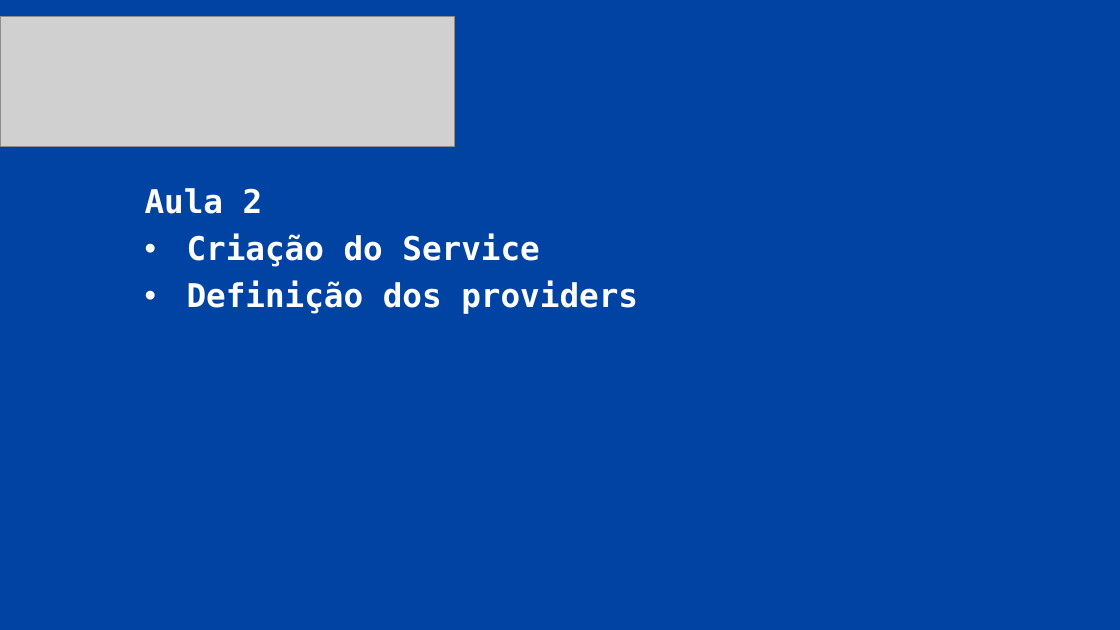
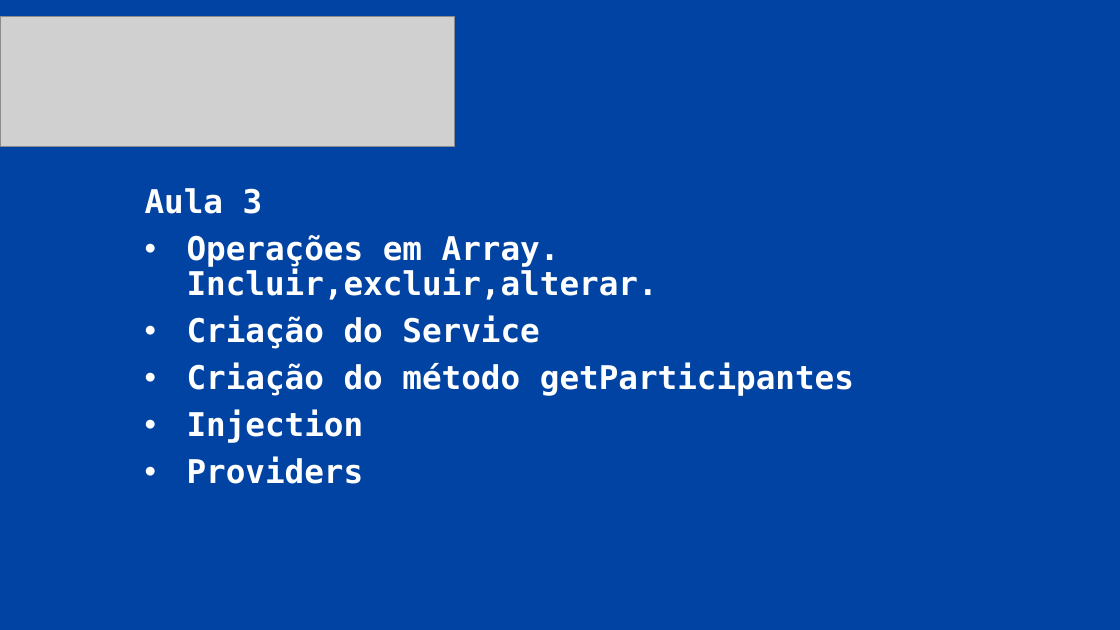
Before and after one commit to LeonardoChavesCavalcante/estudosAngular, a slide deck: slide 8 of SlideTreinamentoAngular2.pptx (slide 7 before the commit). Drawn at 1120x630 pixels with LibreOffice and Linux fonts; fonts in the diff are those of the drawing; grey boxes stand for pictures. Boxes give left, top, right and bottom in pixels: in the first picture for what was removed or moved away, otherwise in the second. Text is boxed around its words. In the diff, an @@ line names an element or a change of style, - is before the commit and + after.

```diff
--- a/SlideTreinamentoAngular2.pptx
+++ b/SlideTreinamentoAngular2.pptx
@@ subtitle at [145, 188, 658, 300]: text changed @@
-Aula 2
+Aula 3
+• Operações em Array. Incluir,excluir,alterar.
@@ subtitle at [187, 362, 854, 484]: text changed @@
-• Definição dos providers
+• Criação do método getParticipantes
+• Injection
+• Providers
```
Also in this commit, not shown: 1 other slide changed, 1 slide added, 5 other files.
